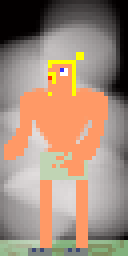
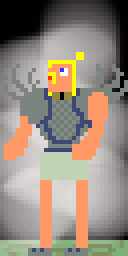
Comparing the layer stacks of the two (128, 256) images. Changes:
showed "ChestPlate", painted on it over [0, 64, 128, 152]
renamed "LeftForearm copy" to "RightForearm", painted on it over [28, 120, 92, 160]
painted on "Belly" over [36, 128, 48, 144]
painted on "Hips" over [52, 152, 84, 176]
